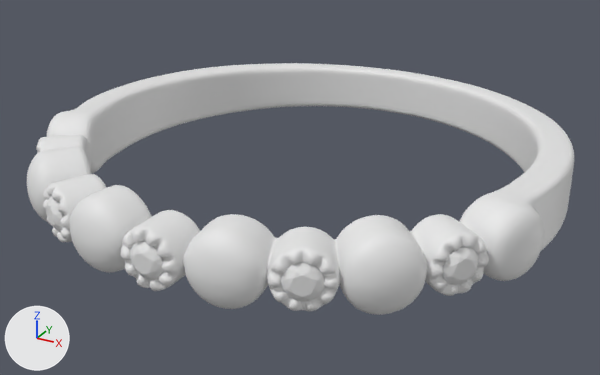
One commit to the glTF model public/BehytRings/Romance/607/2.0mm/607_2.0mm.glb: the scene before it, then after it.
One viewpoint serves both versions: a camera (50 mm lens) standing at (1.18, -2.175, 0.97) and looking at (0.008, -0.044, -0.095). The axes (+X, +Y, +Z) are drawn at lower left. The lights are the same throughout. The first picture is the older version. Where no turn or scale is listed for an object, it has been applied to the vertices.

Before the edit, the objects in view are built like this:
```python
me_base_metal = bpy.data.meshes.new('Base_Metal')
me_base_metal.from_pydata(...)  # 12085 vertices, 23037 faces; spans x -0.81..0.81, y -0.81..0.82, z -0.11..0.11
me_engraving_mesh = bpy.data.meshes.new('Engraving_Mesh')
me_engraving_mesh.from_pydata(...)  # 4517 vertices, 7901 faces; spans x -0.716..0.716, y -0.679..0.752, z -0.106..0.106
me_mesh_004 = bpy.data.meshes.new('Mesh.004')
me_mesh_004.from_pydata(...)  # 445 vertices, 870 faces; spans x -0.706..0.706, y -0.817..-0.42, z -0.05..0.05
ob_base_metal = bpy.data.objects.new('Base_Metal', me_base_metal)
ob_base_metal.location = (0.0, 0.0, 0.0)
ob_diamond = bpy.data.objects.new('Diamond', me_mesh_004)
ob_diamond.location = (0.0, 0.0, 0.0)
ob_engraving_mesh = bpy.data.objects.new('Engraving_Mesh', me_engraving_mesh)
ob_engraving_mesh.location = (0.0, 0.0, 0.0)
```
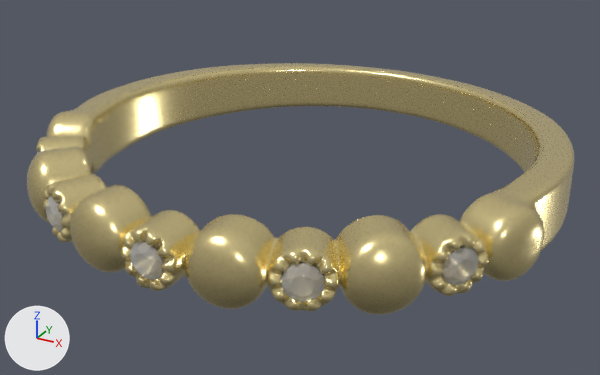
What differs and where, as boxes (x1, y1, x2, y2) in the pictures (600 x 375 px):
'Base_Metal', recoloured (white to beige)
    both: (27, 63, 574, 315)
'Engraving_Mesh', recoloured (white to beige)
    both: (79, 67, 543, 240)
'Diamond', recoloured
    both: (36, 152, 479, 301)

What the commit changed:
Material 'Engraving' (mat_engraving) is new.
Its base color is (0.93, 0.776, 0.376) (beige #f7e4a5).
Its metallic is 1.0.
Its roughness is 0.25.
Material 'Diamond' (mat_diamond) is new.
Its base color is (0.61, 0.61, 0.61) (light grey #cdcdcd).
Its roughness is 0.553.
Its alpha is 0.502.
Material 'Gold' (mat_gold) is new.
Its base color is (0.93, 0.776, 0.376) (beige #f7e4a5).
Its metallic is 1.0.
Its roughness is 0.25.
me_base_metal has 12085 vertices, 23037 faces and spans x -0.81..0.81, y -0.81..0.82, z -0.11..0.11.
me_base_metal gains material mat_gold (beige #f7e4a5).
me_mesh_004 has 445 vertices, 870 faces and spans x -0.706..0.706, y -0.817..-0.42, z -0.05..0.05.
me_mesh_004 gains material mat_diamond (light grey #cdcdcd).
me_engraving_mesh has 4517 vertices, 7901 faces and spans x -0.716..0.716, y -0.679..0.752, z -0.106..0.106.
me_engraving_mesh gains material mat_engraving (beige #f7e4a5).
